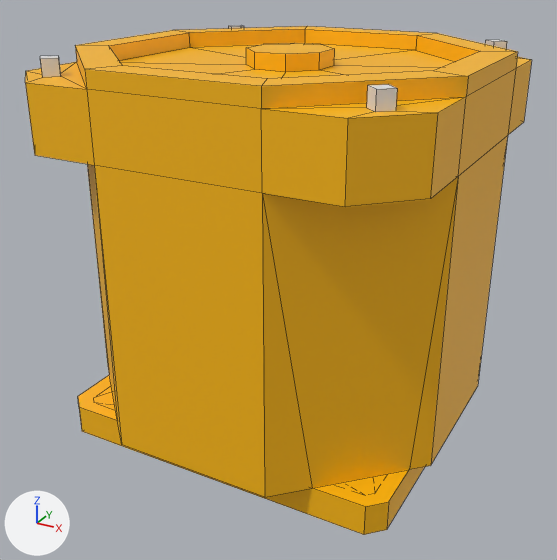
An edit to the Blender file tsu_components_src/modular_engines/modular_engine_power_manifold_housing_1x1.blend, drawn before and after from the same camera.
One viewpoint serves both versions: a 50 mm camera at (0.229, -0.431, 0.185) aimed at (-0.001, -0.013, -0.024). Arrows for +X, +Y and +Z are at lower left; the lights stay in place. The older version comes first. Mesh edges are drawn as thin lines.
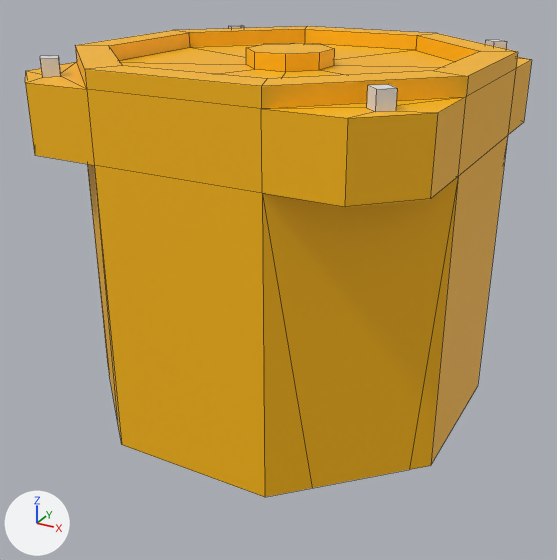
Where the change shows, as pixel boxes [x1, y1, x2, y2] in the pictures (557 x 560 px):
'Cube', reshaped (7% shorter)
    before: [25, 25, 532, 535]
    after: [25, 25, 532, 497]
part 1 of me_cube, deleted
    before: [78, 375, 424, 535]

The change in detail:
me_cube is used by ob_cube; location (0.0, 0.0, 0.0).
me_cube had 200 vertices, 199 faces and spanned x -0.125..0.125, y -0.125..0.125, z -0.125..0.125.
me_cube now has 120 vertices, 118 faces and spans x -0.125..0.125, y -0.125..0.125, z -0.105..0.125.
Part 1, on me_cube:
80 vertices are removed from x -0.115..0.115, y -0.105..0.105, z -0.125..-0.105.
81 faces are deleted.
